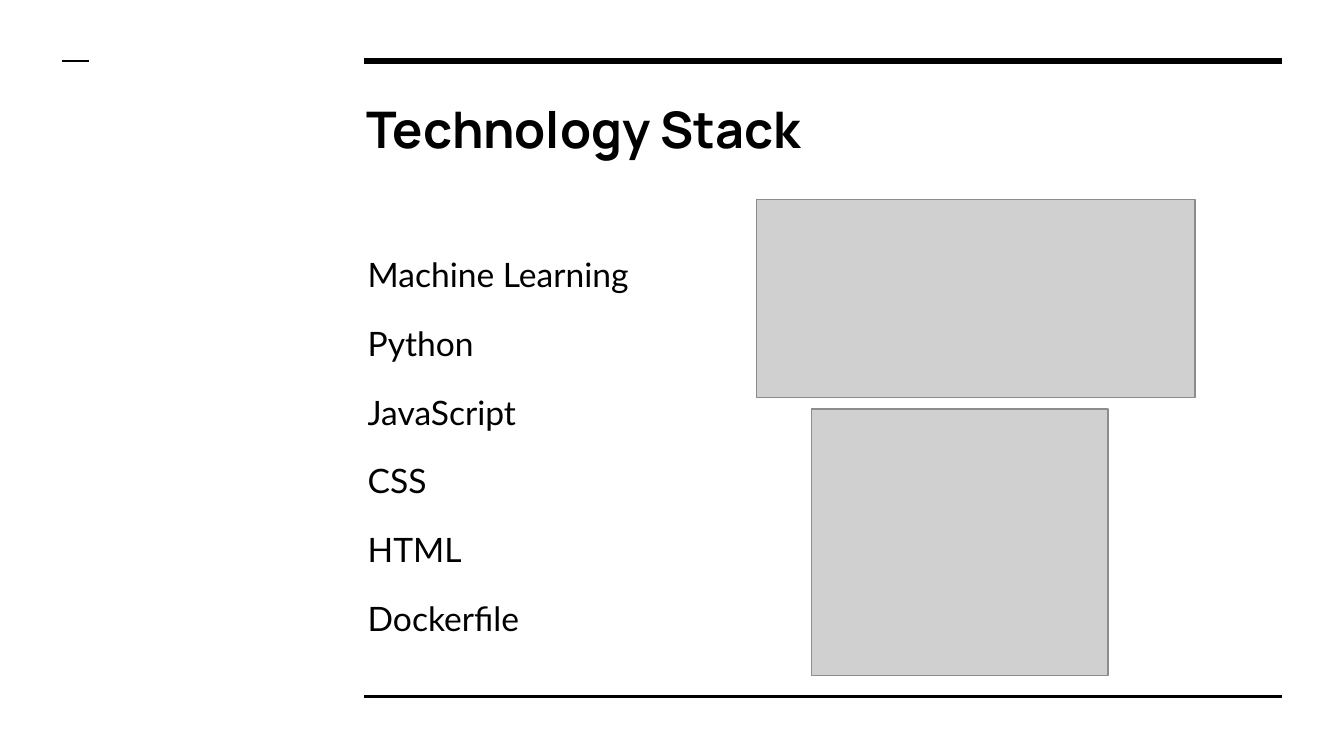
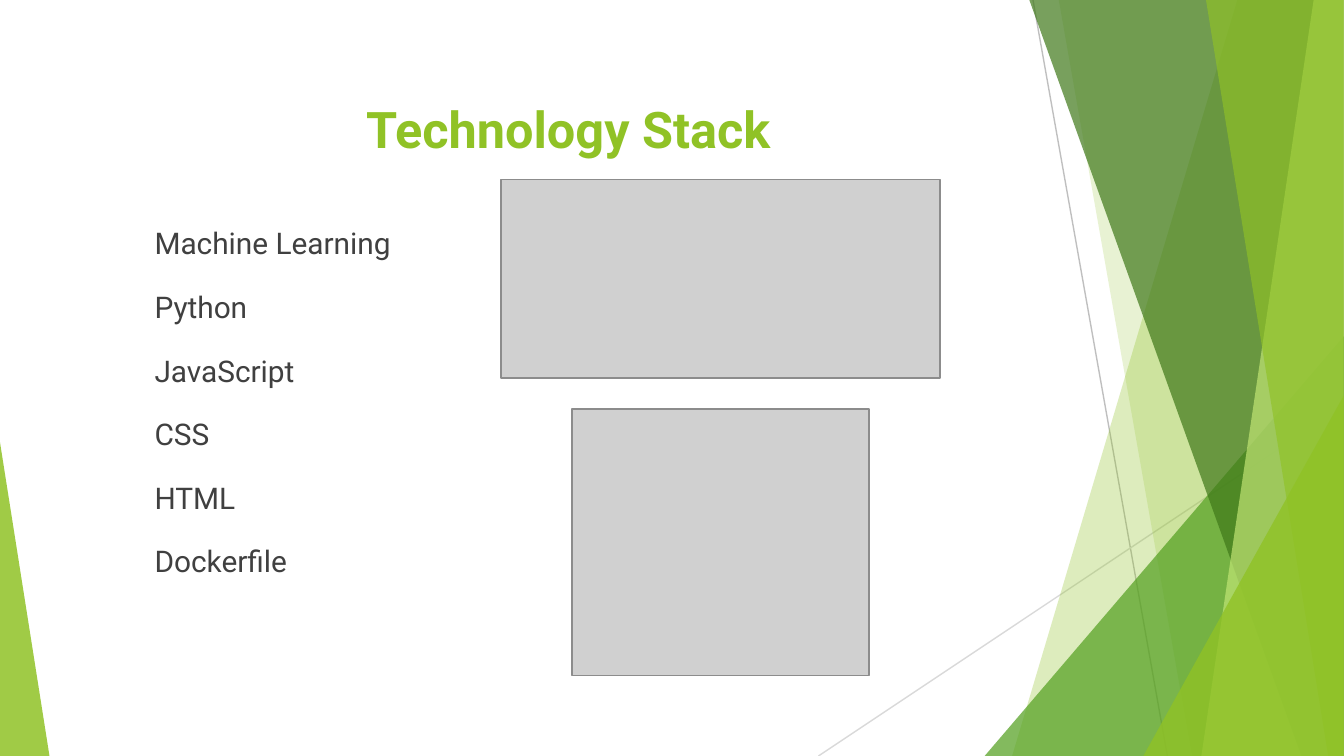
Before and after one commit to lokeshwaran100/neploy, a slide deck: slide 5 of doc/NEPLOY project latest.pptx. Drawn at 1344x756 pixels with LibreOffice and Linux fonts; fonts in the diff are those of the drawing; grey boxes stand for pictures. Boxes give left, top, right and bottom in pixels: in the first picture for what was removed or moved away, otherwise in the second. Text is boxed around its words. In the diff, an @@ line names an element or a change of style, - is before the commit and + after.

```diff
--- a/doc/NEPLOY project latest.pptx
+++ b/doc/NEPLOY project latest.pptx
@@ line removed from (63, 60) to (90, 60) @@
@@ title "Technology Stack" at [366, 110, 770, 159]: font Manrope to Roboto, text colour #000000 to #90C226 @@
@@ line removed from (364, 60) to (1282, 60) @@
@@ text "Machine Learning": place and size @@
-text "Machine Learning" at [368, 262, 629, 632]
+text "Machine Learning" at [155, 231, 391, 573]
@@ text "Machine Learning" at [155, 231, 391, 573]: size 18 to 16 pt, font Lato to Roboto, text colour #000000 to #404040 @@
@@ picture: place and size @@
-picture at [757, 199, 1196, 398]
+picture at [501, 180, 941, 379]
@@ picture: place and size @@
-picture at [812, 409, 1109, 675]
+picture at [573, 409, 870, 675]
@@ group added at [0, 0, 1344, 756]: 5 freeform shapes, 3 triangles, 2 lines @@
@@ line removed from (364, 696) to (1282, 696) @@
```
Also in this commit, not shown: 2 other slides changed, 3 slides added, 3 slides removed.
